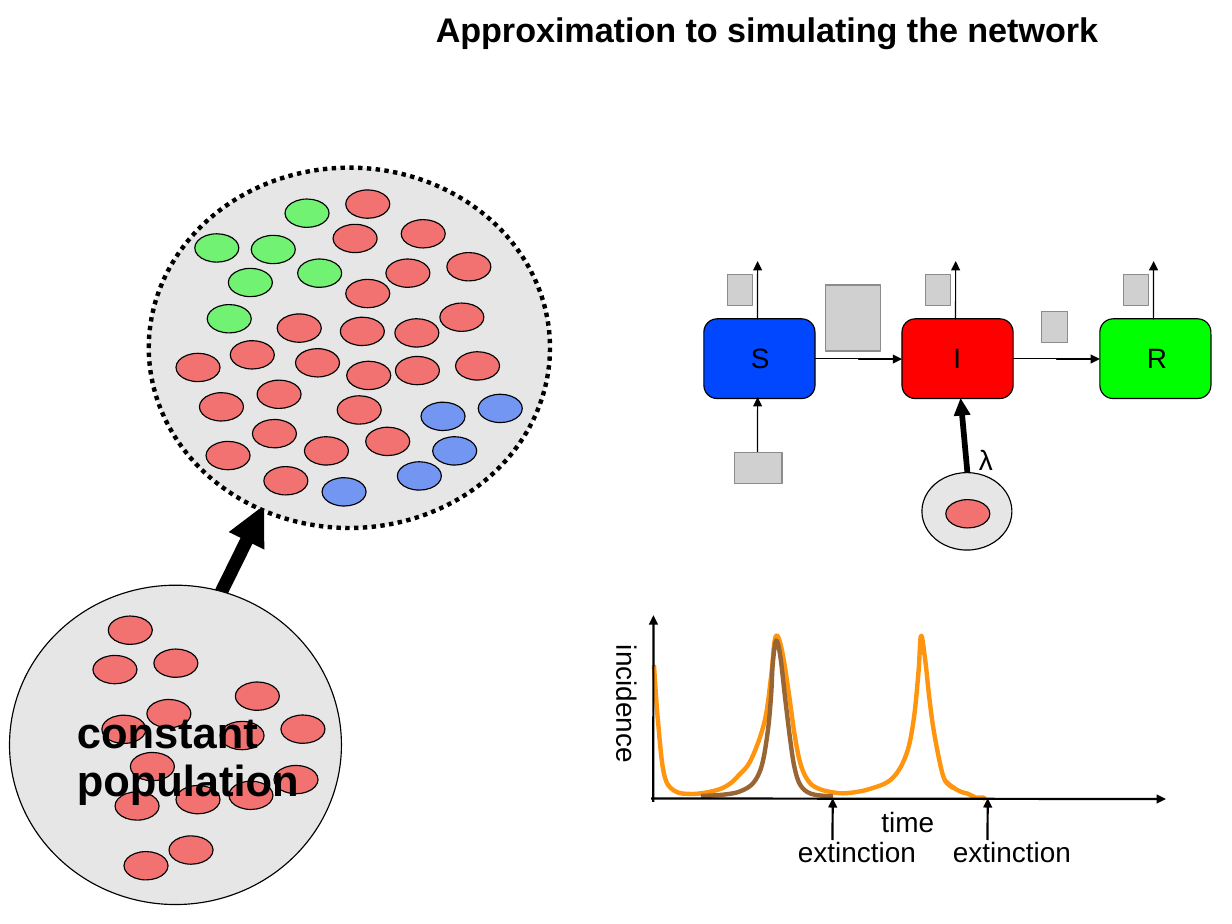
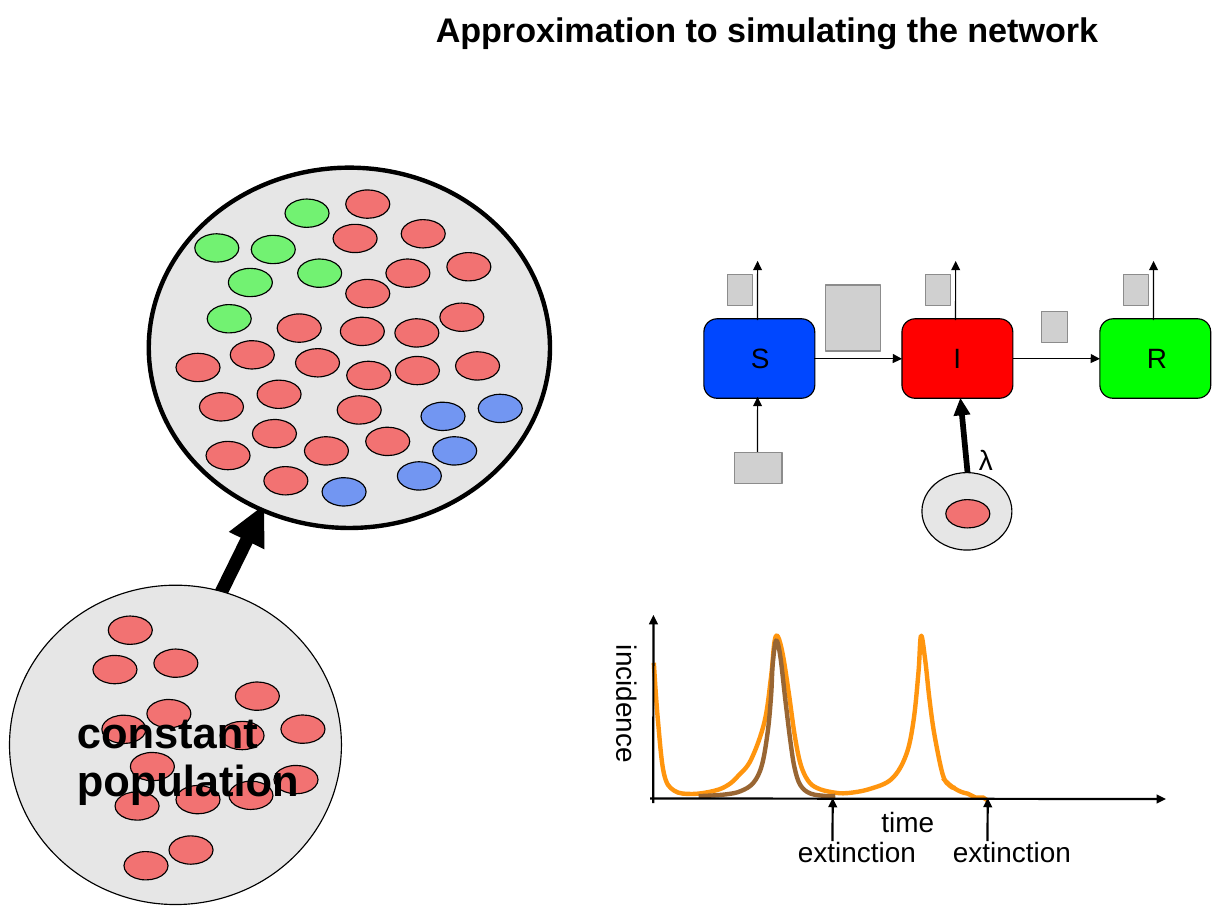
Before and after one commit to ttcgiang/THESE_GitHub, a slide deck: slide 47 of vaccination/CODE/Pr.Yann/maPres2_ppt.ppt. Drawn at 1232x924 pixels with LibreOffice and Linux fonts; fonts in the diff are those of the drawing; grey boxes stand for pictures. Boxes give left, top, right and bottom in pixels: in the first picture for what was removed or moved away, otherwise in the second. Text is boxed around its words. In the diff, an @@ line names an element or a change of style, - is before the commit and + after.

```diff
--- a/vaccination/CODE/Pr.Yann/maPres2_ppt.ppt
+++ b/vaccination/CODE/Pr.Yann/maPres2_ppt.ppt
@@ ellipse at bbox=[149, 168, 550, 528]: outline #000000 2.83 pt dashed to #000000 2.83 pt @@
```
Also in this commit, not shown: 13 other slides changed, 11 other files.
